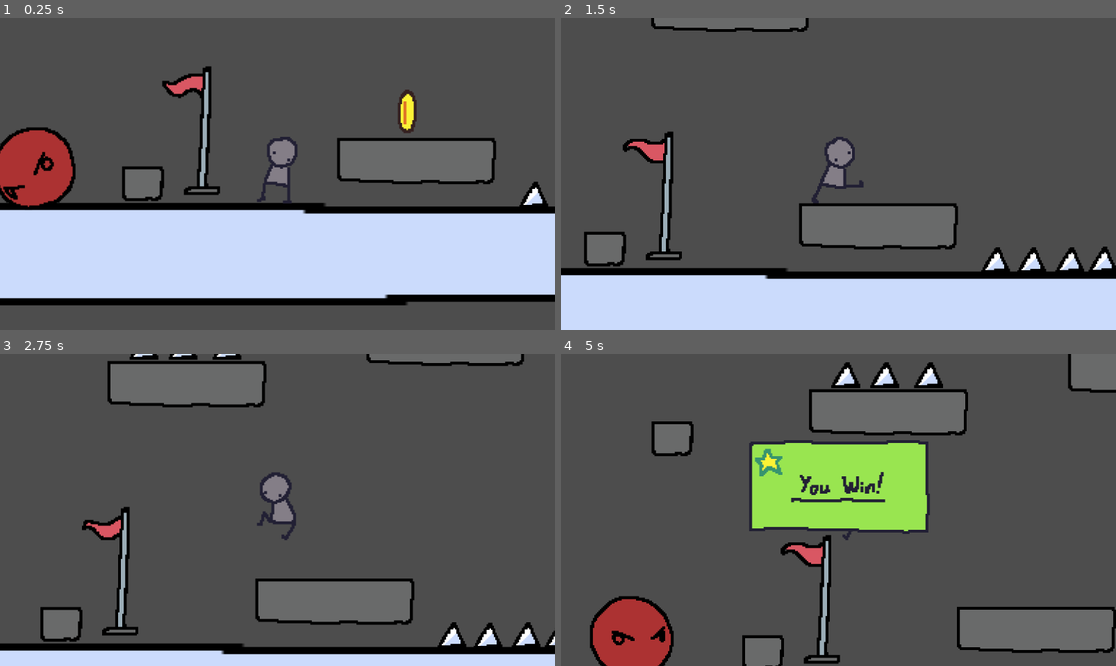
Above: before the commit, frames 1-4 (two rows, left to right).
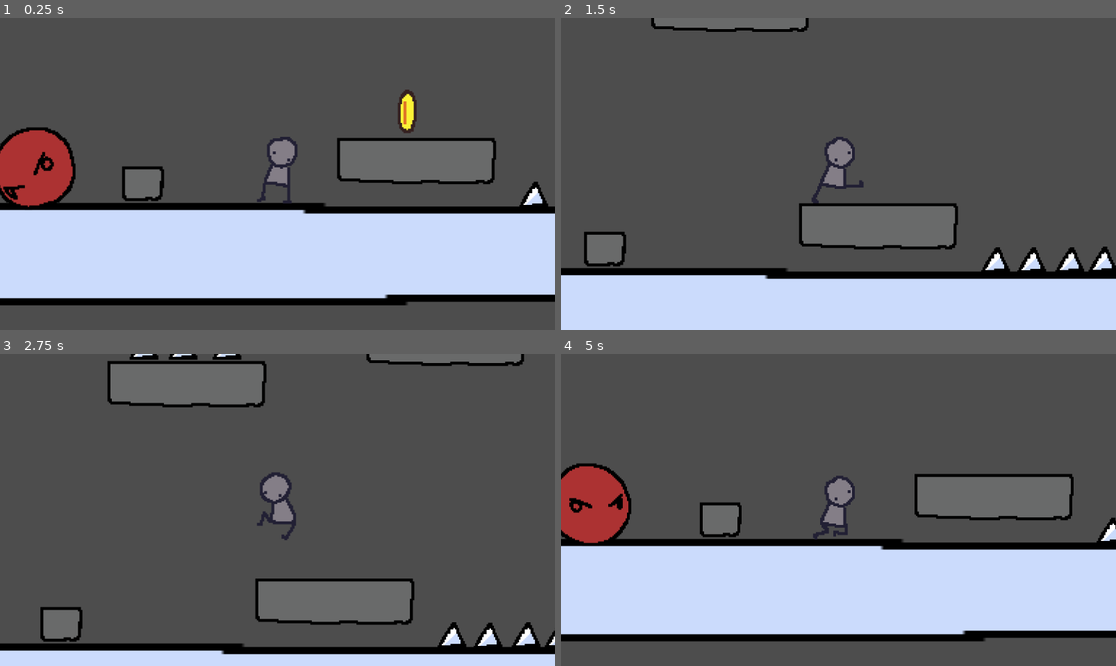
Above: after the commit, the same moments.

Repository: Helia8/platform
Game: Godot game, scene res://scenes/Level/Level1.tscn
Two runs of this game, one before a commit and one after it. Both use one fixed random seed, a clock stepped at 60 frames per second and the inputs below.
Inputs:
- Up to frame 1 (0.25 s): no input
- Up to frame 2 (1.5 s): tap Enter (ui_accept) at 0.5, 0.77 s; hold Right (ui_right) from 0.53 s (still down)
- Up to frame 3 (2.75 s): tap Enter (ui_accept) at 1.52 s; release Right (ui_right) at 2.03 s; hold Left (ui_left) from 2.03 s (still down)
- Up to frame 4 (5 s): tap Enter (ui_accept) at 3.02, 3.77, 4.52 s; release Left (ui_left) at 4.28 s; hold Right (ui_right) from 4.28 s (still down)

The runs differ from the first frame. In frame 1, 1.3% of the frame differs, in the area x 29-40%, y 15-57%; in frame 2, 1.3%; in frame 3, 1.2%; in frame 4, 58%, in the area x 0-100%, y 0-100%.

Commit message:
fix: win screen

Diff:
--- a/scenes/Level/Level1.tscn
+++ b/scenes/Level/Level1.tscn
@@ -45,7 +45,7 @@
 position = Vector2(1098, 455)
 
 [node name="WinFlag" parent="." unique_id=1563577584 instance=ExtResource("5_8x4nf")]
-position = Vector2(-48, 141)
+position = Vector2(5754, 147)
 
 [node name="BasicEnnemy" parent="." unique_id=775499948 instance=ExtResource("6_7s6sr")]
 position = Vector2(3311, 345)
--- a/src/win_screen.gd
+++ b/src/win_screen.gd
@@ -3,7 +3,7 @@
 @onready var anim: AnimatedSprite2D = $WinScreenAnimation
 func start():
 	anim.visible = true
-	anim.play("default")
+	anim.play("start")
 
 func _process(delta: float):
 	if (!anim.is_playing() and anim.visible):
